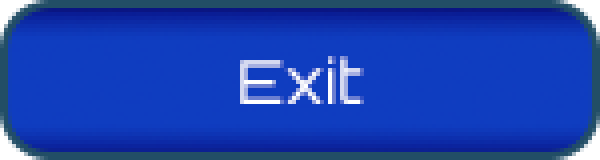
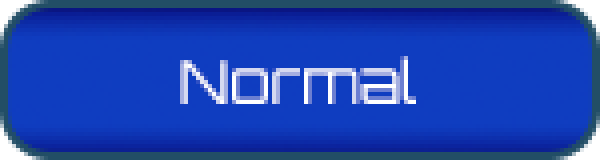
Two versions of the same layered image (600x160). Layer-by-layer changes:
showed "Normal" over left=180, top=56, right=416, bottom=104
hid "Exit" over left=240, top=56, right=364, bottom=104
painted on "Rounded Rectangle 1" over left=180, top=56, right=416, bottom=104
